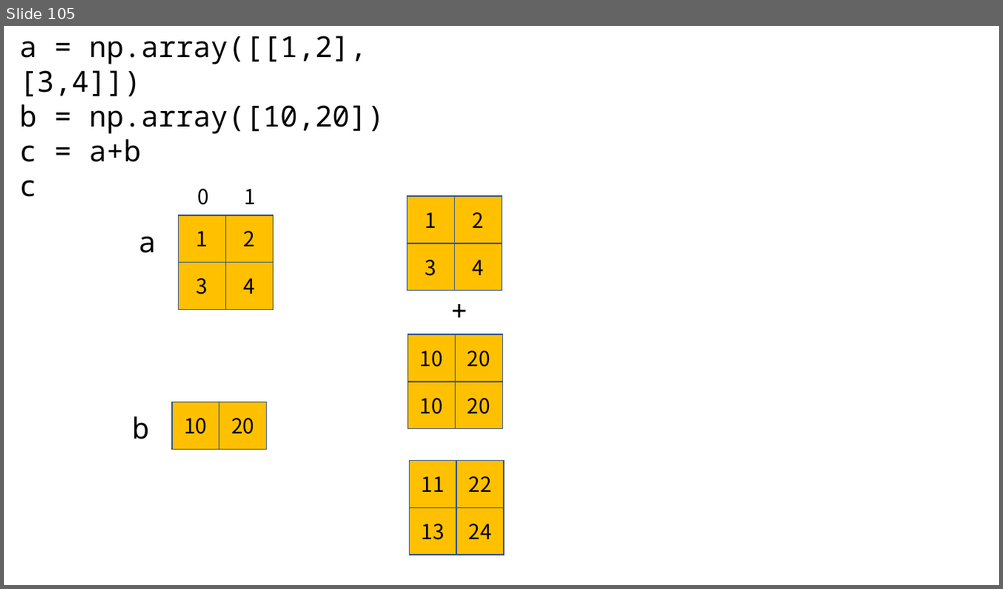
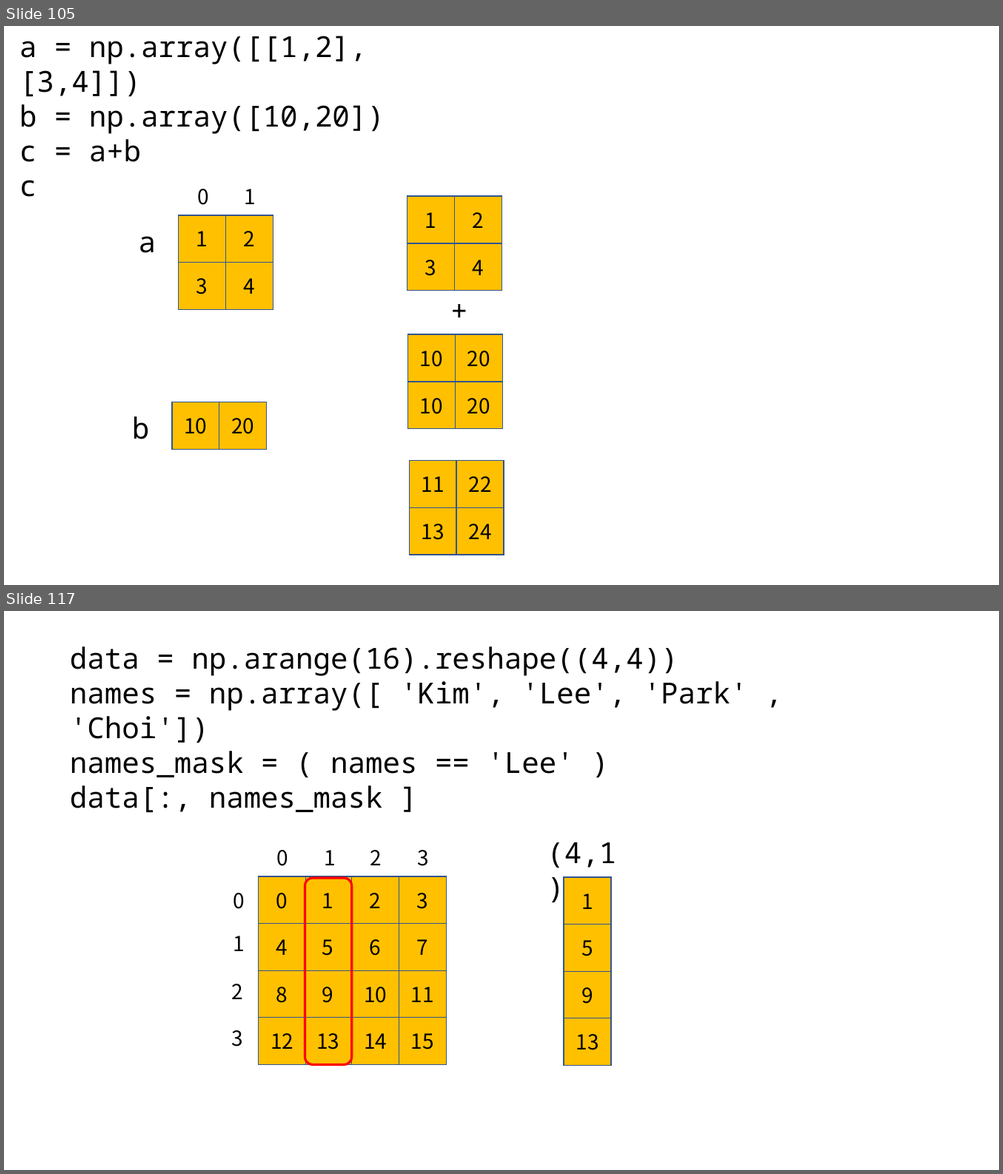
Before and after one commit to kjungmo/SBA2020_dataScience, a slide deck: 데이터분석.pptx. Shown one above the other, each under a label of ours: slide 105 before the commit, slides 105 and 117 after it; the slides between them are not shown. The pictures are 1003x589 and 1003x1174 pixels, drawn with LibreOffice and Linux fonts; fonts in the diff are those of the drawing. Boxes give left, top, right and bottom in pixels: in the first picture for what was removed or moved away, otherwise in the second. Text is boxed around its words. In the diff, an @@ line names an element or a change of style, - is before the commit and + after.

```diff
--- a/데이터분석.pptx
+++ b/데이터분석.pptx
@@ slide 117 added at (x1=4, y1=611, x2=999, y2=1170), background #FFFFFF @@
@@ text added at (x1=70, y1=647, x2=748, y2=813), 28 pt, text #000000 @@
+data = np.arange(16).reshape((4,4))
+names = np.array([ 'Kim', 'Lee', 'Park' , 'Choi'])
+names_mask = ( names == 'Lee' )
+data[:, names_mask ]
@@ text added at (x1=276, y1=850, x2=288, y2=866), 20 pt, text #000000 @@
+0
@@ text added at (x1=324, y1=850, x2=336, y2=866), 20 pt, text #000000 @@
+1
@@ text added at (x1=370, y1=850, x2=382, y2=866), 20 pt, text #000000 @@
+2
@@ text added at (x1=418, y1=850, x2=430, y2=866), 20 pt, text #000000 @@
+3
@@ text added at (x1=546, y1=843, x2=616, y2=869), 28 pt, text #000000 @@
+(4,1)
@@ rectangle added at (x1=259, y1=877, x2=305, y2=923), fill #FFC000, outline #325491 1 pt, 20 pt, text #000000 @@
+0
@@ rectangle added at (x1=304, y1=877, x2=352, y2=923), fill #FFC000, outline #325491 1 pt, 20 pt, text #000000 @@
+1
@@ rectangle added at (x1=352, y1=877, x2=398, y2=923), fill #FFC000, outline #325491 1 pt, 20 pt, text #000000 @@
+2
@@ rectangle added at (x1=398, y1=877, x2=446, y2=923), fill #FFC000, outline #325491 1 pt, 20 pt, text #000000 @@
+3
@@ text added at (x1=233, y1=893, x2=244, y2=909), 20 pt, text #000000 @@
+0
@@ rounded rectangle added at (x1=304, y1=878, x2=352, y2=1065), outline #FF0000 2.25 pt @@
@@ rectangle added at (x1=563, y1=877, x2=611, y2=924), fill #FFC000, outline #325491 1 pt, 20 pt, text #000000 @@
+1
@@ text added at (x1=233, y1=936, x2=244, y2=951), 20 pt, text #000000 @@
+1
@@ rectangle added at (x1=259, y1=923, x2=305, y2=971), fill #FFC000, outline #325491 1 pt, 20 pt, text #000000 @@
+4
@@ rectangle added at (x1=304, y1=923, x2=352, y2=971), fill #FFC000, outline #325491 1 pt, 20 pt, text #000000 @@
+5
@@ rectangle added at (x1=352, y1=923, x2=398, y2=971), fill #FFC000, outline #325491 1 pt, 20 pt, text #000000 @@
+6
@@ rectangle added at (x1=398, y1=923, x2=446, y2=971), fill #FFC000, outline #325491 1 pt, 20 pt, text #000000 @@
+7
@@ rectangle added at (x1=563, y1=924, x2=611, y2=971), fill #FFC000, outline #325491 1 pt, 20 pt, text #000000 @@
+5
@@ text added at (x1=232, y1=984, x2=244, y2=999), 20 pt, text #000000 @@
+2
@@ rectangle added at (x1=259, y1=971, x2=305, y2=1019), fill #FFC000, outline #325491 1 pt, 20 pt, text #000000 @@
+8
@@ rectangle added at (x1=304, y1=971, x2=352, y2=1019), fill #FFC000, outline #325491 1 pt, 20 pt, text #000000 @@
+9
@@ rectangle added at (x1=352, y1=971, x2=398, y2=1019), fill #FFC000, outline #325491 1 pt, 20 pt, text #000000 @@
+10
@@ rectangle added at (x1=398, y1=971, x2=446, y2=1019), fill #FFC000, outline #325491 1 pt, 20 pt, text #000000 @@
+11
@@ rectangle added at (x1=563, y1=972, x2=611, y2=1019), fill #FFC000, outline #325491 1 pt, 20 pt, text #000000 @@
+9
@@ text added at (x1=232, y1=1031, x2=244, y2=1047), 20 pt, text #000000 @@
+3
@@ rectangle added at (x1=259, y1=1017, x2=305, y2=1065), fill #FFC000, outline #325491 1 pt, 20 pt, text #000000 @@
+12
@@ rectangle added at (x1=304, y1=1017, x2=352, y2=1065), fill #FFC000, outline #325491 1 pt, 20 pt, text #000000 @@
+13
@@ rectangle added at (x1=352, y1=1017, x2=398, y2=1065), fill #FFC000, outline #325491 1 pt, 20 pt, text #000000 @@
+14
@@ rectangle added at (x1=398, y1=1017, x2=446, y2=1065), fill #FFC000, outline #325491 1 pt, 20 pt, text #000000 @@
+15
@@ rectangle added at (x1=563, y1=1019, x2=611, y2=1065), fill #FFC000, outline #325491 1 pt, 20 pt, text #000000 @@
+13
```
Also in this commit, not shown: 41 other slides added.
